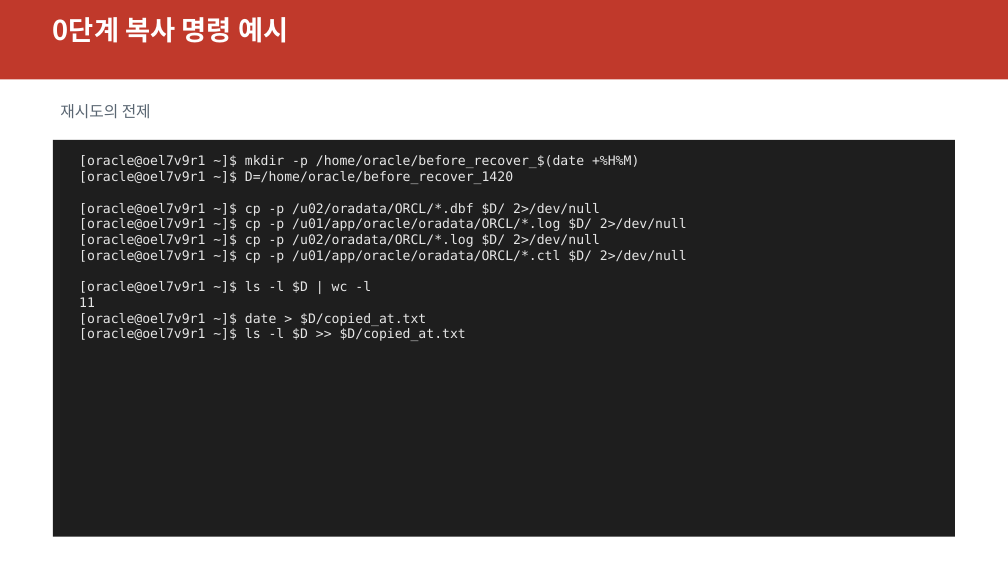
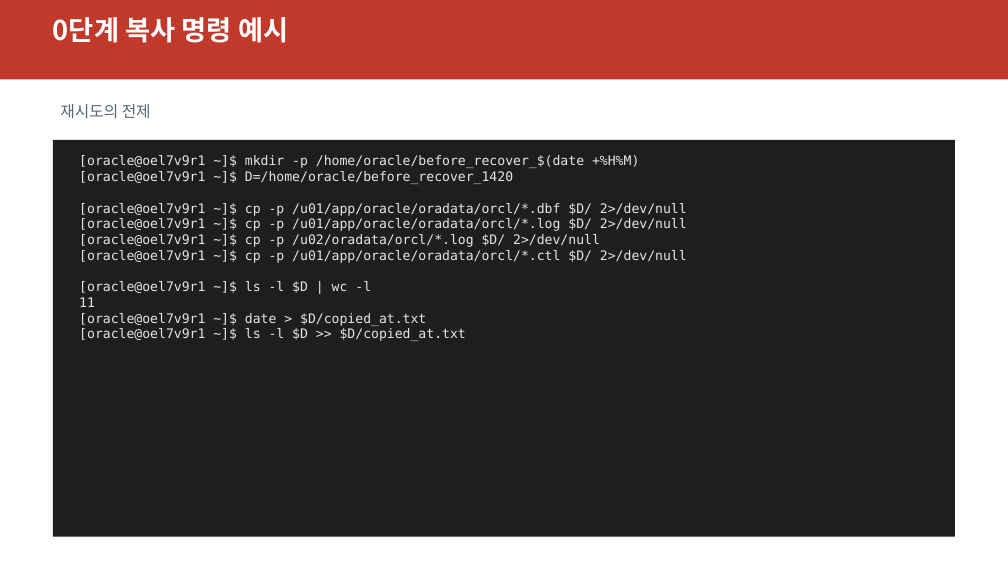
Before and after one commit to elpisk/OracleManual, a slide deck: slide 23 of BACKUP&RECOVERY/12장/12장_ARCHIVELOG_복구_복합장애_종합.pptx. Drawn at 1008x567 pixels with LibreOffice and Linux fonts; fonts in the diff are those of the drawing. Boxes give left, top, right and bottom in pixels: in the first picture for what was removed or moved away, otherwise in the second. Text is boxed around its words. In the diff, an @@ line names an element or a change of style, - is before the commit and + after.

```diff
--- a/BACKUP&RECOVERY/12장/12장_ARCHIVELOG_복구_복합장애_종합.pptx
+++ b/BACKUP&RECOVERY/12장/12장_ARCHIVELOG_복구_복합장애_종합.pptx
@@ text at (x1=79, y1=203, x2=687, y2=263): text changed @@
-[oracle@oel7v9r1 ~]$ cp -p /u02/oradata/ORCL/*.dbf $D/ 2>/dev/null
-[oracle@oel7v9r1 ~]$ cp -p /u01/app/oracle/oradata/ORCL/*.log $D/ 2>/dev/null
-[oracle@oel7v9r1 ~]$ cp -p /u02/oradata/ORCL/*.log $D/ 2>/dev/null
-[oracle@oel7v9r1 ~]$ cp -p /u01/app/oracle/oradata/ORCL/*.ctl $D/ 2>/dev/null
+[oracle@oel7v9r1 ~]$ cp -p /u01/app/oracle/oradata/orcl/*.dbf $D/ 2>/dev/null
+[oracle@oel7v9r1 ~]$ cp -p /u01/app/oracle/oradata/orcl/*.log $D/ 2>/dev/null
+[oracle@oel7v9r1 ~]$ cp -p /u02/oradata/orcl/*.log $D/ 2>/dev/null
+[oracle@oel7v9r1 ~]$ cp -p /u01/app/oracle/oradata/orcl/*.ctl $D/ 2>/dev/null
```
Also in this commit, not shown: 6 other slides changed, 55 other files.
